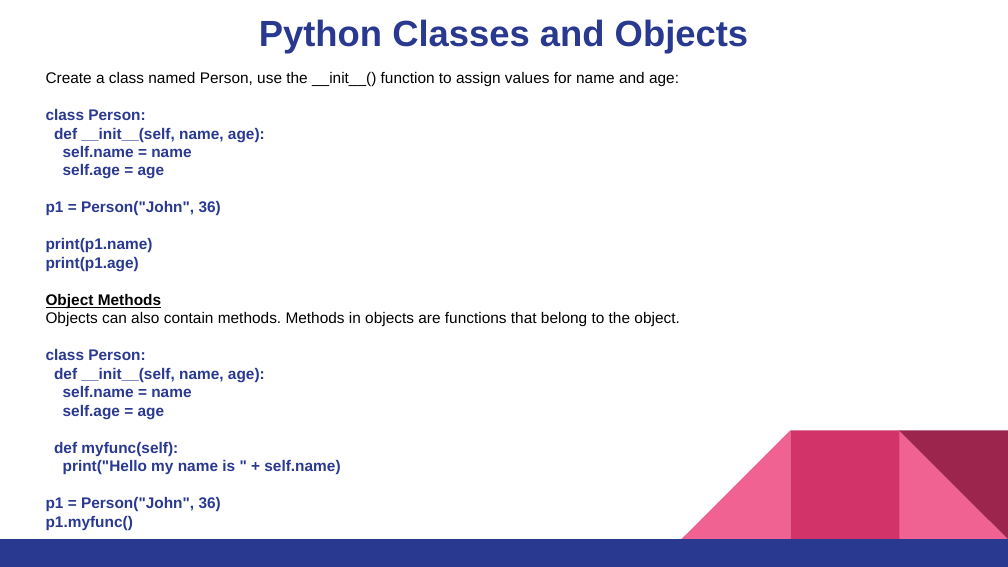
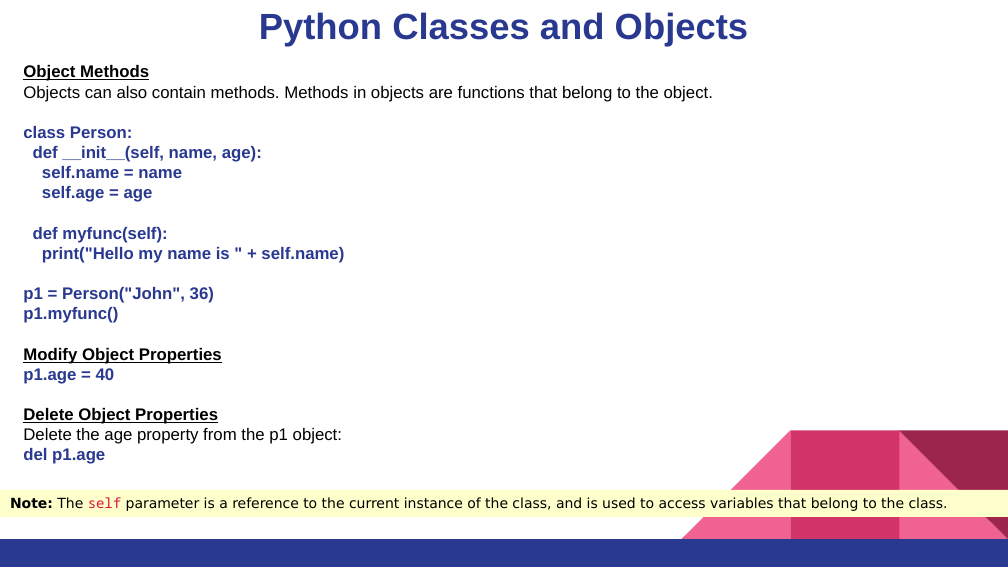
Before and after one commit to pnytrainingrepo/artificial-intelligence, a slide deck: slide 17 of Python-Programming-Week02.pptx (slide 18 before the commit). Drawn at 1008x567 pixels with LibreOffice and Linux fonts; fonts in the diff are those of the drawing. Boxes give left, top, right and bottom in pixels: in the first picture for what was removed or moved away, otherwise in the second. Text is boxed around its words. In the diff, an @@ line names an element or a change of style, - is before the commit and + after.

```diff
--- a/Python-Programming-Week02.pptx
+++ b/Python-Programming-Week02.pptx
@@ title "Python Classes and Objects": place and size @@
-title "Python Classes and Objects" at [259, 19, 748, 54]
+title "Python Classes and Objects" at [259, 12, 748, 47]
@@ text "Object Methods": place and size @@
-text "Object Methods" at [46, 72, 679, 530]
+text "Object Methods" at [23, 65, 713, 464]
@@ text at [23, 65, 713, 323]: size 11 to 12 pt in "Object Methods", "Objects can also contain methods. Methods in ...", "class Person: def __init__(self, name, age): self.name ..." @@
@@ text at [46, 72, 679, 272]: paragraphs removed @@
-Create a class named Person, use the __init__() function to assign values for name and age:
-class Person:
-def __init__(self, name, age):
-self.name = name
-self.age = age
-p1 = Person("John", 36)
-print(p1.name)
-print(p1.age)
@@ text at [23, 348, 342, 464]: paragraphs added @@
+Modify Object Properties
+p1.age = 40
+Delete Object Properties
+Delete the age property from the p1 object:
+del p1.age
@@ rectangle added at [0, 490, 1008, 517], fill #FFFFCC, 10 pt, text #000000 @@
+Note: The self parameter is a reference to the current instance of the class, and is used to access variables that belong to the class.
```
Also in this commit, not shown: 2 other slides changed, 10 slides added, 2 slides removed, 24 other files.
